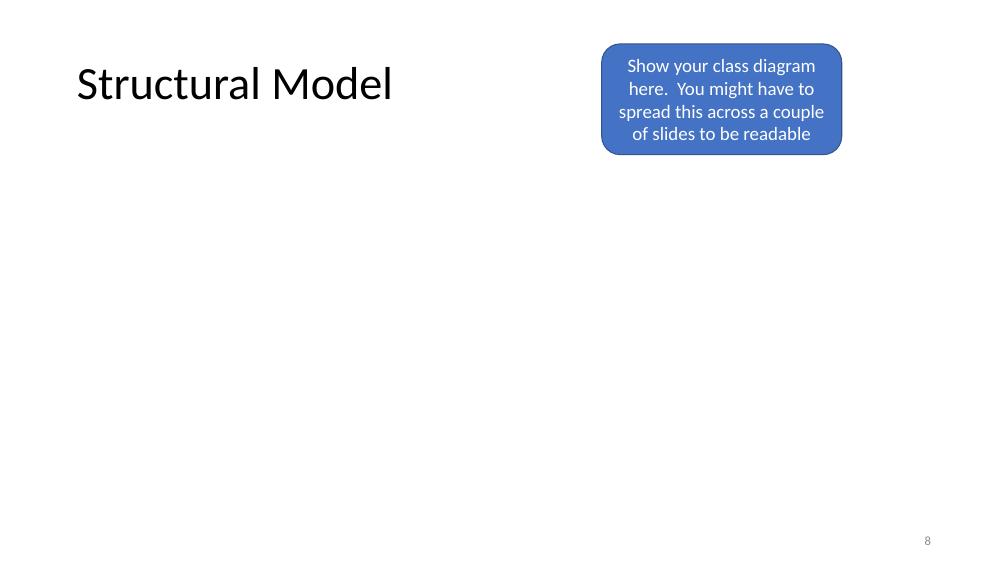
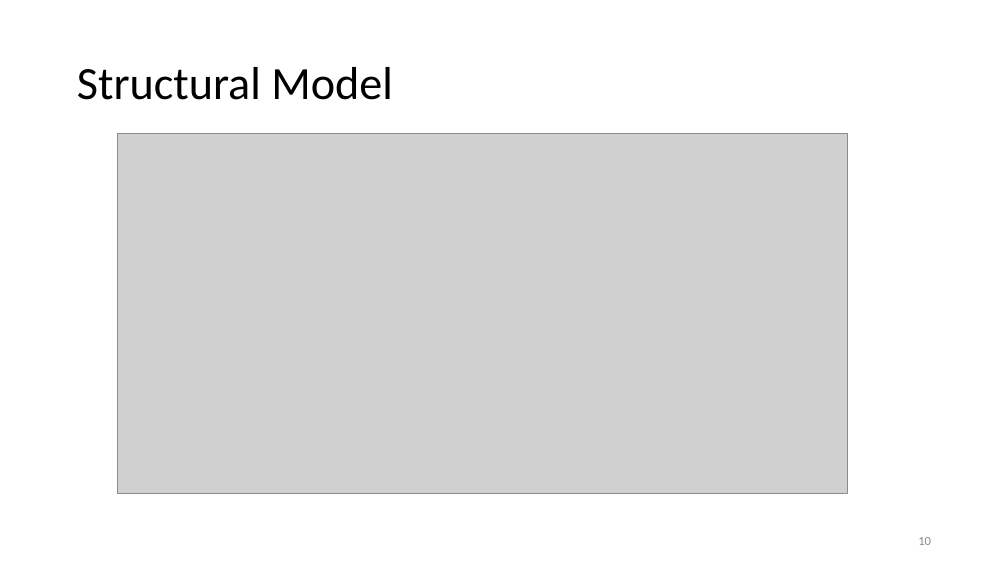
Before and after one commit to datduyng/networkflow.java, a slide deck: slide 10 of slides/increment02-use-case-analysis.pptx (slide 8 before the commit). Drawn at 1008x567 pixels with LibreOffice and Linux fonts; fonts in the diff are those of the drawing; grey boxes stand for pictures. Boxes give left, top, right and bottom in pixels: in the first picture for what was removed or moved away, otherwise in the second. Text is boxed around its words. In the diff, an @@ line names an element or a change of style, - is before the commit and + after.

```diff
--- a/slides/increment02-use-case-analysis.pptx
+++ b/slides/increment02-use-case-analysis.pptx
@@ rounded rectangle removed at (x1=602, y1=44, x2=842, y2=154) @@
-Show your class diagram here. You might have to spread this across a couple of slides to be readable
@@ picture added at (x1=118, y1=133, x2=848, y2=493) @@
@@ page number at (x1=918, y1=537, x2=931, y2=545): text changed @@
-8
+10
```
Also in this commit, not shown: 4 other slides changed, 6 slides added, 3 slides removed, 2 other files.
